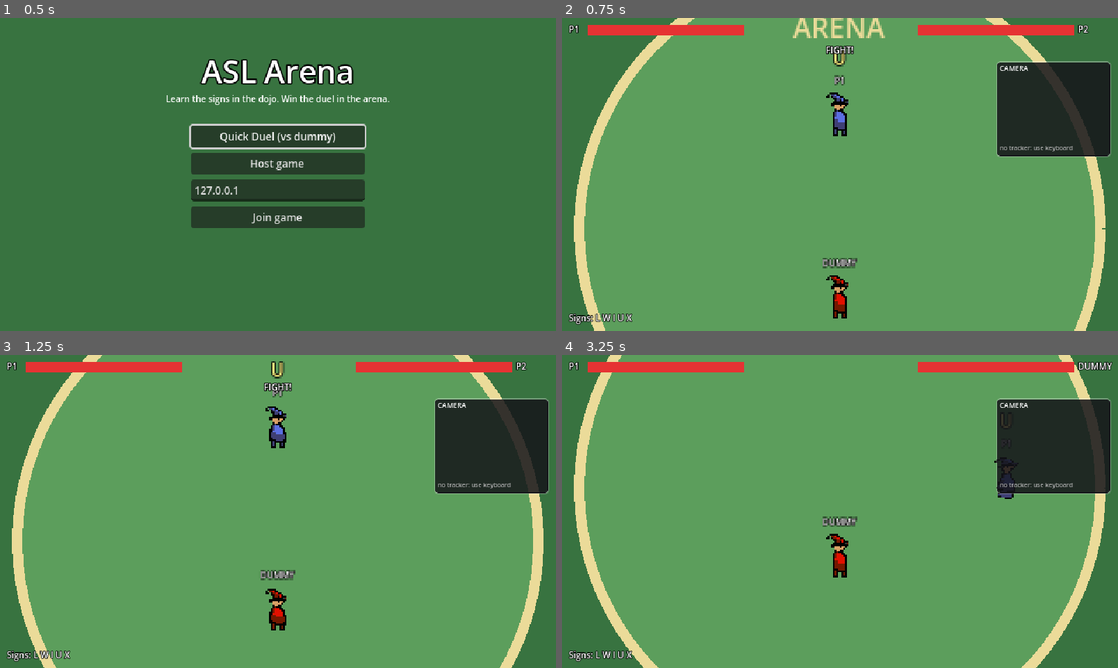
Above: before the commit, frames 1-4 (two rows, left to right).
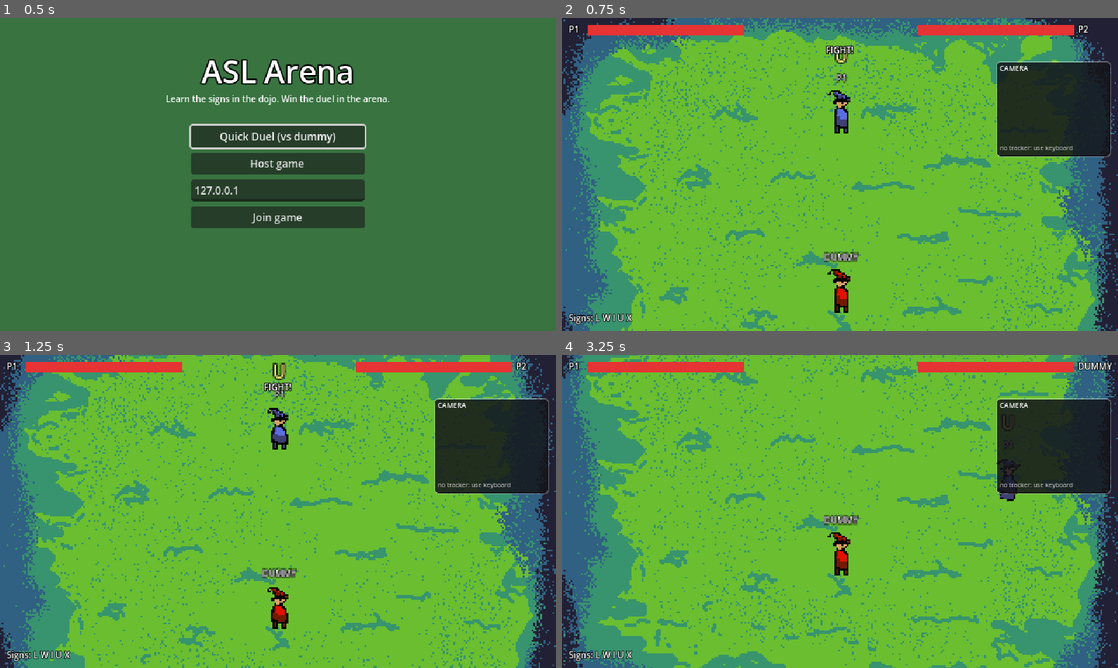
Above: after the commit, the same moments.

Repository: PROF0UND/ASL-Arena
Game: Godot game, scene res://scenes/menu/MainMenu.tscn
The game is run twice, just before and just after one commit, with the same random seed, the same clock (stepped at 60 frames per second) and the same inputs.
Inputs:
- Up to frame 1 (0.5 s): no input
- Up to frame 2 (0.75 s): click "Quick Duel (vs dummy)" at 0.5 s
- Up to frame 3 (1.25 s): no input
- Up to frame 4 (3.25 s): hold Right (ui_right) 1.28-2.03 s; hold Shift 1.28-2.03 s; hold Down (ui_down) 2.03-2.78 s; tap Shift at 2.1 s; hold Right (ui_right) from 2.78 s (still down); hold Shift from 2.78 s (still down)

Frame 1 is identical in both runs. In frame 2, 92% of the frame differs, in the area x 0-100%, y 0-100%; in frame 3, 92%; in frame 4, 92%.

Commit message:
Added the arena and the wizard casting animations

Diff:
--- a/autoload/Config.gd
+++ b/autoload/Config.gd
@@ -44,6 +44,7 @@
 const QUALITY_WEAK_BELOW := 0.6
 const QUALITY_STRONG_ABOVE := 0.85
 const FIREBALL_LIFETIME := 2.5
+const CAST_RELEASE_TIME := 0.25  # fireball leaves on the cast animation's 4th frame (12 fps)
 const FIREBALL_TIERS := {
 	"weak": {"damage": 4, "speed": 110.0, "radius": 3.0, "color": Color(1.0, 0.8, 0.45)},
 	"medium": {"damage": 10, "speed": 150.0, "radius": 4.0, "color": Color(1.0, 0.55, 0.15)},
--- a/scenes/actors/Player.gd
+++ b/scenes/actors/Player.gd
@@ -22,6 +22,7 @@
 var _send_timer := 0.0
 var _reported_in_arena := false
 var _last_position := Vector2.ZERO
+var _casting := false  # the cast animation plays out before run/idle take over again
 
 @onready var _sprite: AnimatedSprite2D = $Sprite
 @onready var _name_label: Label = $Name
@@ -47,6 +48,7 @@
 		mat.shader = HUE_SWAP
 		mat.set_shader_parameter("hue_shift", P2_HUE_SHIFT)
 		_sprite.material = mat
+	_sprite.animation_finished.connect(func(): _casting = false)
 	add_to_group("players")
 	if is_local():
 		add_to_group("local_player")
@@ -156,7 +158,7 @@
 func _update_animation(delta: float) -> void:
 	var moved := global_position - _last_position
 	_last_position = global_position
-	if delta <= 0.0:
+	if delta <= 0.0 or _casting:
 		return
 	if moved.length() / delta > RUN_SPEED_THRESHOLD:
 		_sprite.play(&"run")
@@ -174,6 +176,16 @@
 	hold_progress = 0.0
 
 
+## Play the casting animation facing the opponent. Sent by the owner so both screens see it.
+@rpc("authority", "call_local", "reliable")
+func cast() -> void:
+	var foe = _world().opponent_of(slot)
+	if foe and absf(foe.global_position.x - global_position.x) > 1.0:
+		_sprite.flip_h = foe.global_position.x < global_position.x
+	_casting = true
+	_sprite.play(&"cast")
+
+
 func flash() -> void:
 	create_tween().tween_property(_sprite, "modulate", Color.WHITE, 0.25).from(Color(4, 4, 4))
 
--- a/scenes/actors/Player.tscn
+++ b/scenes/actors/Player.tscn
@@ -3,6 +3,7 @@
 [ext_resource type="Script" path="res://scenes/actors/Player.gd" id="1_player"]
 [ext_resource type="Texture2D" path="res://assets/characters/wizard_run.png" id="2_run"]
 [ext_resource type="Texture2D" path="res://assets/characters/wizard_idle.png" id="3_idle"]
+[ext_resource type="Texture2D" path="res://assets/characters/wizard_cast.png" id="4_cast"]
 
 [sub_resource type="AtlasTexture" id="AtlasTexture_idle0"]
 atlas = ExtResource("3_idle")
@@ -28,8 +29,48 @@
 atlas = ExtResource("2_run")
 region = Rect2(48, 0, 16, 28)
 
+[sub_resource type="AtlasTexture" id="AtlasTexture_cast0"]
+atlas = ExtResource("4_cast")
+region = Rect2(0, 0, 16, 28)
+
+[sub_resource type="AtlasTexture" id="AtlasTexture_cast1"]
+atlas = ExtResource("4_cast")
+region = Rect2(16, 0, 16, 28)
+
+[sub_resource type="AtlasTexture" id="AtlasTexture_cast2"]
+atlas = ExtResource("4_cast")
+region = Rect2(32, 0, 16, 28)
+
+[sub_resource type="AtlasTexture" id="AtlasTexture_cast3"]
+atlas = ExtResource("4_cast")
+region = Rect2(48, 0, 16, 28)
+
+[sub_resource type="AtlasTexture" id="AtlasTexture_cast4"]
+atlas = ExtResource("4_cast")
+region = Rect2(64, 0, 16, 28)
+
 [sub_resource type="SpriteFrames" id="SpriteFrames_wizard"]
 animations = [{
+"frames": [{
+"duration": 1.0,
+"texture": SubResource("AtlasTexture_cast0")
+}, {
+"duration": 1.0,
+"texture": SubResource("AtlasTexture_cast1")
+}, {
+"duration": 1.0,
+"texture": SubResource("AtlasTexture_cast2")
+}, {
+"duration": 1.0,
+"texture": SubResource("AtlasTexture_cast3")
+}, {
+"duration": 1.0,
+"texture": SubResource("AtlasTexture_cast4")
+}],
+"loop": false,
+"name": &"cast",
+"speed": 12.0
+}, {
 "frames": [{
 "duration": 1.0,
 "texture": SubResource("AtlasTexture_idle0")
--- a/scenes/arena/CombatController.gd
+++ b/scenes/arena/CombatController.gd
@@ -86,9 +86,13 @@
 		return
 	var me = _world.local_player()
 	cooldowns[letter] = Config.LETTER_COOLDOWN
-	_world.request_fireball(me.slot, quality)
 	fired.emit(letter, Config.tier_for(quality))
 	_clear_prompt(me)
+	me.cast.rpc()
+	# Release the fireball on the arm-out frame of the cast animation.
+	await get_tree().create_timer(Config.CAST_RELEASE_TIME).timeout
+	if is_instance_valid(me):
+		_world.request_fireball(me.slot, quality)
 
 
 func _on_letter_progress(letter: String, progress: float) -> void:
--- a/scenes/world/World.gd
+++ b/scenes/world/World.gd
@@ -188,7 +188,7 @@
 	var zone = zone_at(target.global_position)
 	if zone:
 		var b: Rect2 = zone.bounds()
-		var arena_is_below: bool = b.get_center().y < arena.global_position.y
+		var arena_is_below: bool = b.get_center().y < arena.center().y
 		spawn_at.y = b.end.y - 4.0 if arena_is_below else b.position.y + 4.0
 	for offset in GUARD_OFFSETS:
 		var guard = GUARD_SCENE.instantiate()
--- a/scenes/world/World.tscn
+++ b/scenes/world/World.tscn
@@ -63,14 +63,13 @@
 position = Vector2(190, 160)
 
 [node name="Arena" parent="Zones" instance=ExtResource("2_arena")]
-position = Vector2(160, 900)
-radius = 150.0
+position = Vector2(0, 780)
 
 [node name="FromNorth" type="Marker2D" parent="Zones/Arena"]
-position = Vector2(0, -120)
+position = Vector2(160, 40)
 
 [node name="FromSouth" type="Marker2D" parent="Zones/Arena"]
-position = Vector2(0, 120)
+position = Vector2(160, 212)
 
 [node name="Bridge2" parent="Zones" instance=ExtResource("3_zone")]
 position = Vector2(0, 1200)
--- a/scenes/zones/Arena.gd
+++ b/scenes/zones/Arena.gd
@@ -1,47 +1,29 @@
 @tool
-extends Node2D
-## The circular arena. The node position is its center.
-
-const FLOOR := Color(0.36, 0.62, 0.36)
-const RING := Color(0.92, 0.86, 0.60)
-const ENTRY_MARGIN := 24.0  # how far past the edge counts as "in the arena"
-
-@export var radius := 220.0:
-	set(value):
-		radius = value
-		queue_redraw()
+extends "res://scenes/zones/MapZone.gd"
+## The arena screen: a painted MapZone plus where fighters start and where sign drops appear.
+## Like other screens, the node position is the image's top-left corner and walk_rect is the fighting area.
 
 
 func _ready() -> void:
-	add_to_group("zone")
+	super()
+	add_to_group("arena")
 
 
-func contains_point(p: Vector2) -> bool:
-	return p.distance_to(global_position) <= radius
+func center() -> Vector2:
+	return global_position + walk_rect.get_center()
 
 
-## The arena's screen. At least one screen wide so the camera never shows past it sideways.
-func bounds() -> Rect2:
-	var half := Vector2(maxf(radius + 10.0, 160.0), radius + 10.0)
-	return Rect2(global_position - half, half * 2.0)
-
-
+## Counts as "in the arena" for the guard countdown.
 func is_inside(p: Vector2) -> bool:
-	return p.distance_to(global_position) <= radius - ENTRY_MARGIN
+	return contains_point(p)
 
 
 ## Where each player stands when the fight starts: P1 on the north side, P2 on the south.
 func start_point(slot: int) -> Vector2:
-	return global_position + Vector2(0, -1 if slot == 1 else 1) * radius * 0.35
+	return center() + Vector2(0, -1 if slot == 1 else 1) * walk_rect.size.y * 0.25
 
 
+## A random spot well inside the fighting area.
 func random_drop_point() -> Vector2:
-	var r := sqrt(randf()) * radius * 0.6
-	return global_position + Vector2.from_angle(randf() * TAU) * r
-
-
-func _draw() -> void:
-	draw_circle(Vector2.ZERO, radius, FLOOR)
-	draw_arc(Vector2.ZERO, radius, 0.0, TAU, 96, RING, 6.0)
-	draw_string(ThemeDB.fallback_font, Vector2(-radius, -radius + 40), "ARENA",
-			HORIZONTAL_ALIGNMENT_CENTER, radius * 2, 16, RING)
+	var area := walk_rect.grow(-24)
+	return global_position + area.position + Vector2(randf() * area.size.x, randf() * area.size.y)
--- a/scenes/zones/Arena.tscn
+++ b/scenes/zones/Arena.tscn
@@ -1,6 +1,16 @@
 [gd_scene format=3]
 
 [ext_resource type="Script" path="res://scenes/zones/Arena.gd" id="1_arena"]
+[ext_resource type="Texture2D" path="res://assets/arena/arena.png" id="2_bg"]
 
 [node name="Arena" type="Node2D"]
 script = ExtResource("1_arena")
+background = ExtResource("2_bg")
+frames = 1
+walk_rect = Rect2(28, 16, 266, 206)
+spawn_offset = Vector2(160, 120)
+
+[node name="Background" type="Sprite2D" parent="."]
+show_behind_parent = true
+texture = ExtResource("2_bg")
+centered = false
Binary file added: assets/arena/arena.png
Not shown, added: assets/arena/arena.png.import
Binary file added: assets/characters/wizard_cast.png
Not shown, added: assets/characters/wizard_cast.png.import
